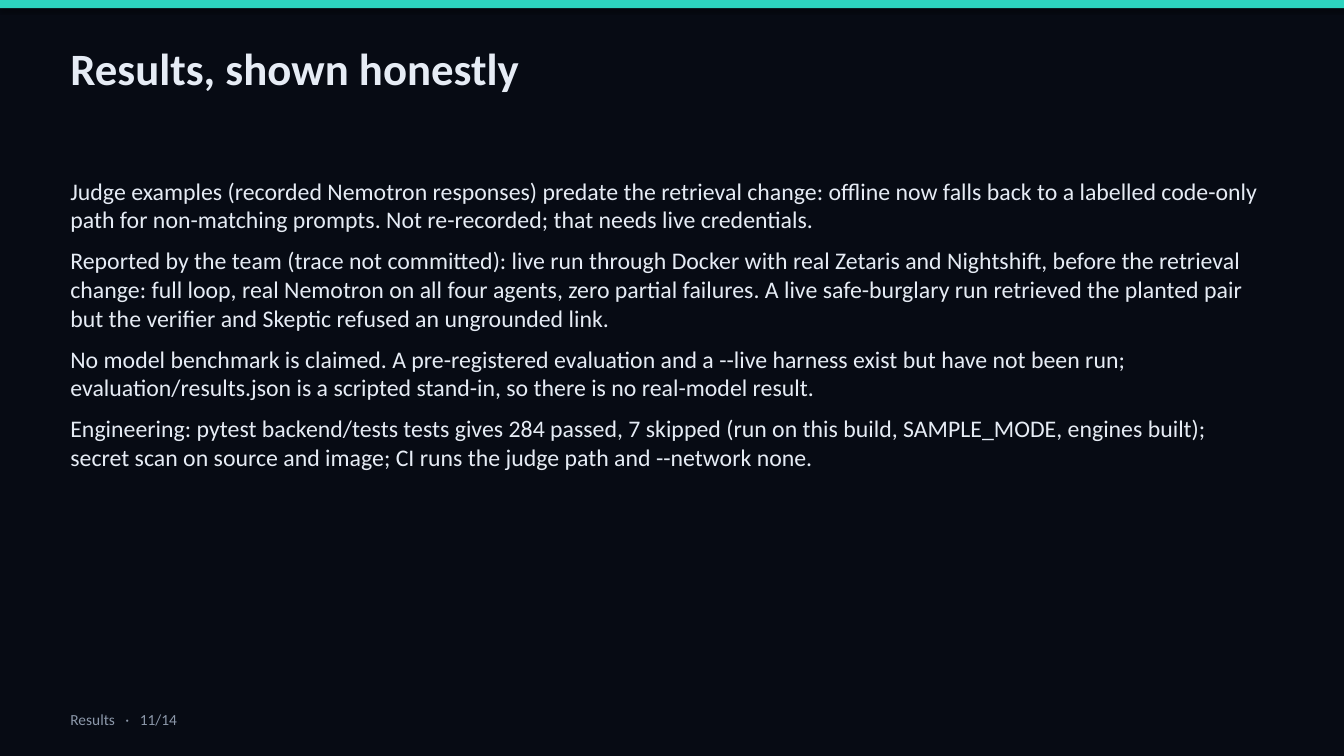
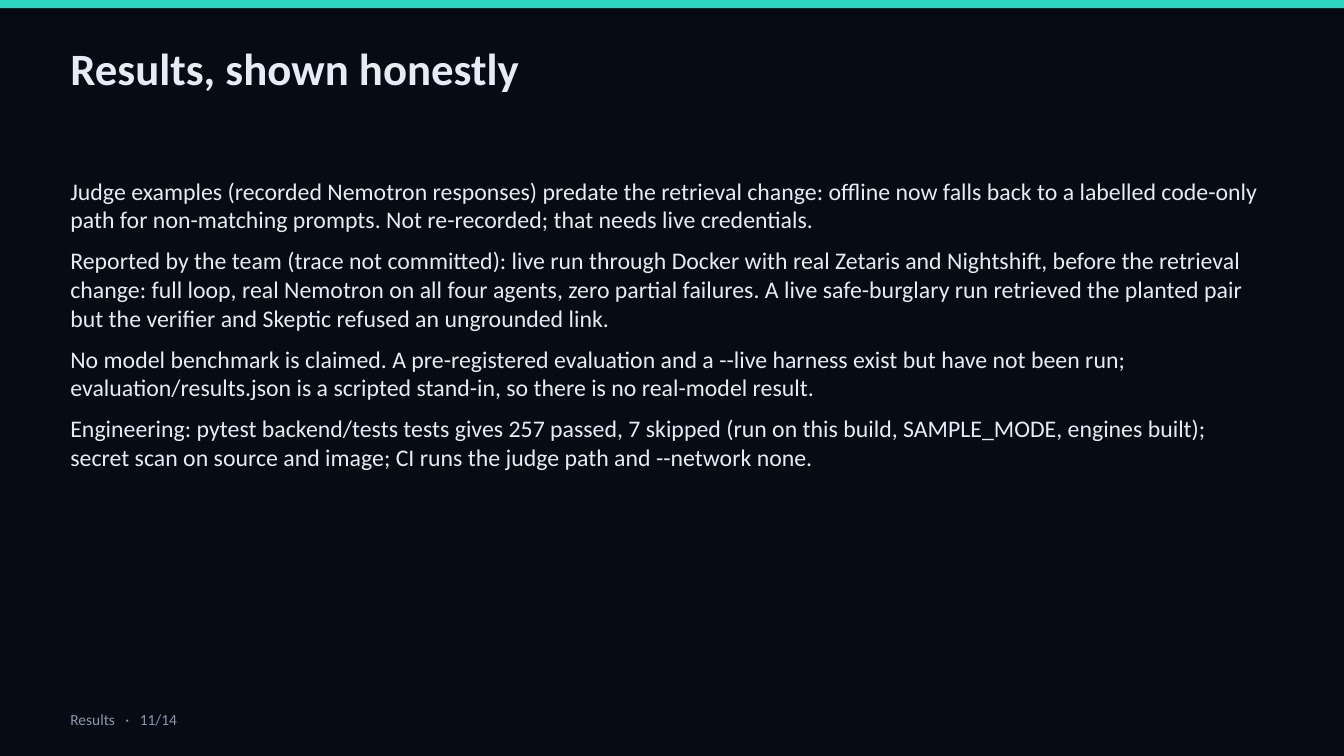
Before and after one commit to Yashasvi-Ranjan/Crime_intelligence, a slide deck: slide 11 of submission/media/AEGIS_Slide_Deck.pptx. Drawn at 1344x756 pixels with LibreOffice and Linux fonts; fonts in the diff are those of the drawing. Boxes give left, top, right and bottom in pixels: in the first picture for what was removed or moved away, otherwise in the second. Text is boxed around its words. In the diff, an @@ line names an element or a change of style, - is before the commit and + after.

```diff
--- a/submission/media/AEGIS_Slide_Deck.pptx
+++ b/submission/media/AEGIS_Slide_Deck.pptx
@@ text at <box>70,420,1206,470</box>: text changed @@
-Engineering: pytest backend/tests tests gives 284 passed, 7 skipped (run on this build, SAMPLE_MODE, engines built); secret scan on source and image; CI runs the judge path and --network none.
+Engineering: pytest backend/tests tests gives 257 passed, 7 skipped (run on this build, SAMPLE_MODE, engines built); secret scan on source and image; CI runs the judge path and --network none.
```
Also in this commit, not shown: 5 other files.
